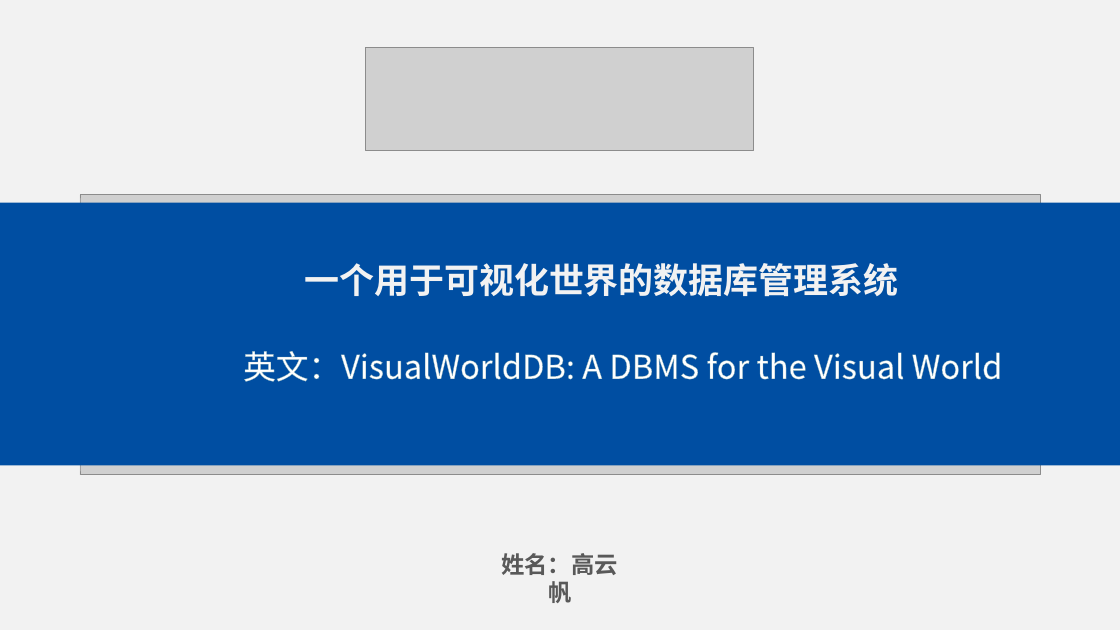
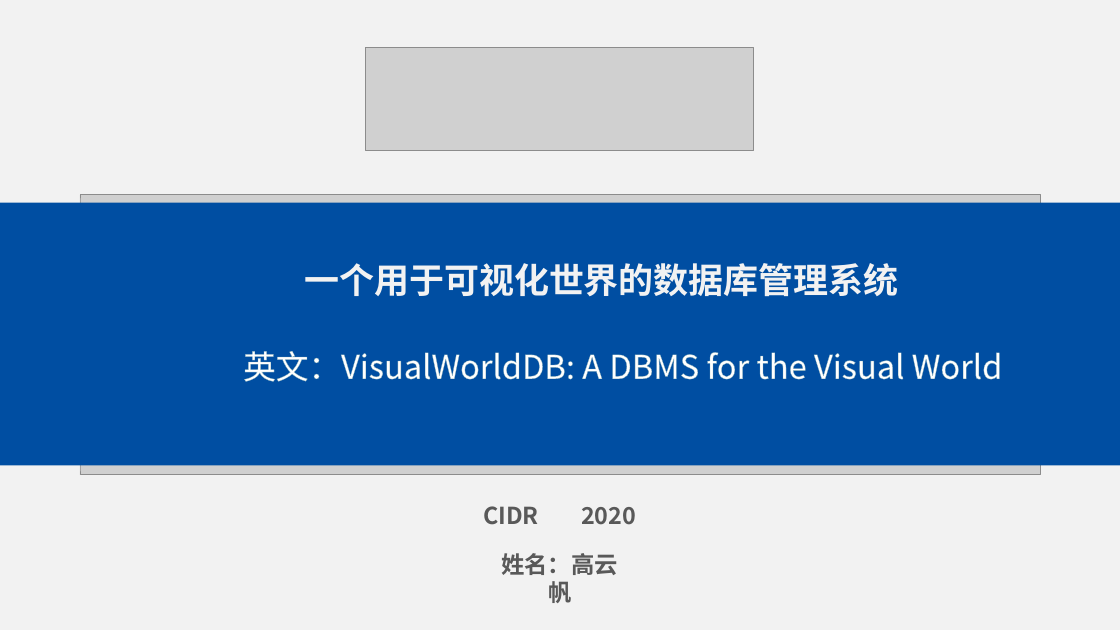
Before and after one commit to HEU-CS/new-database-Golden-001, a slide deck: slide 1 of S320067021高云帆.pptx. Drawn at 1120x630 pixels with LibreOffice and Linux fonts; fonts in the diff are those of the drawing; grey boxes stand for pictures. Boxes give left, top, right and bottom in pixels: in the first picture for what was removed or moved away, otherwise in the second. Text is boxed around its words. In the diff, an @@ line names an element or a change of style, - is before the commit and + after.

```diff
--- a/S320067021高云帆.pptx
+++ b/S320067021高云帆.pptx
@@ text added at bbox=[483, 506, 636, 525], 20 pt, text #595959, bold @@
+CIDR 2020
```
